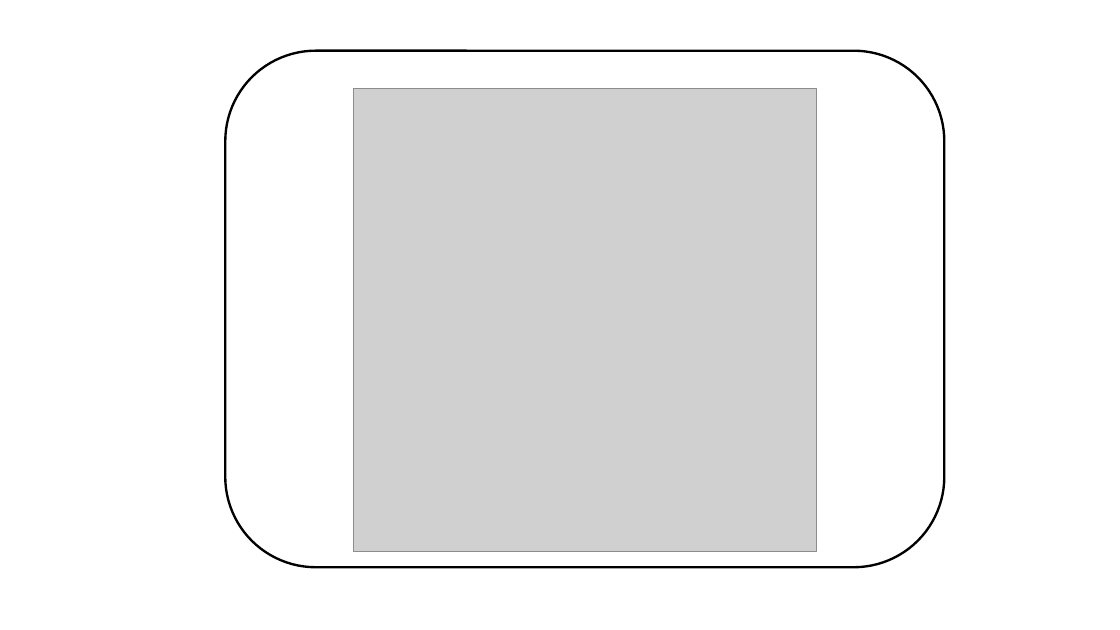
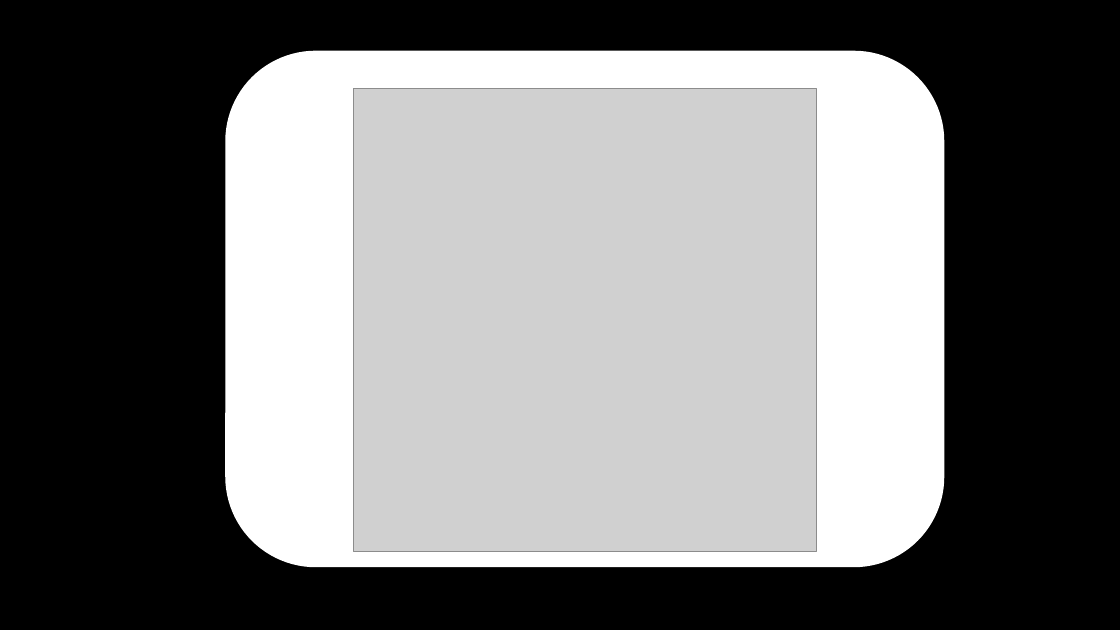
Before and after one commit to honeytidy/aitool, a slide deck: slide 1 of splash.pptx. Drawn at 1120x630 pixels with LibreOffice and Linux fonts; fonts in the diff are those of the drawing; grey boxes stand for pictures. Boxes give left, top, right and bottom in pixels: in the first picture for what was removed or moved away, otherwise in the second. Text is boxed around its words. In the diff, an @@ line names an element or a change of style, - is before the commit and + after.

```diff
--- a/splash.pptx
+++ b/splash.pptx
@@ background #FFFFFF to #000000 @@
@@ rounded rectangle at [225,50,944,567]: outline #000000 2 pt to none @@
```
Also in this commit, not shown: 1 other file.
